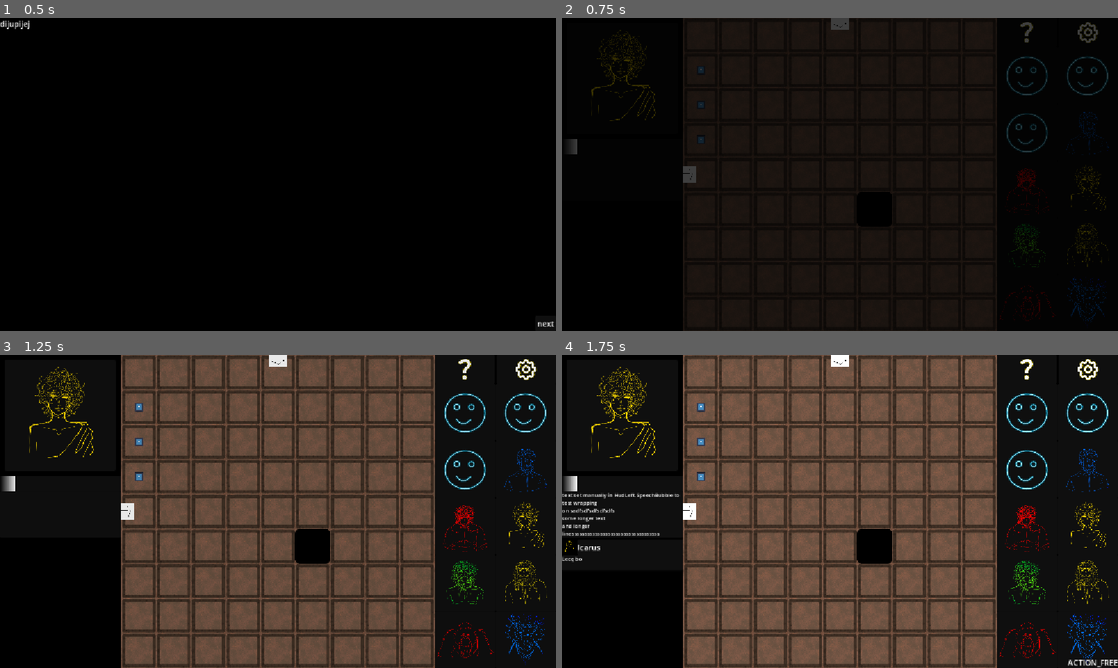
Above: before the commit, frames 1-4 (two rows, left to right).
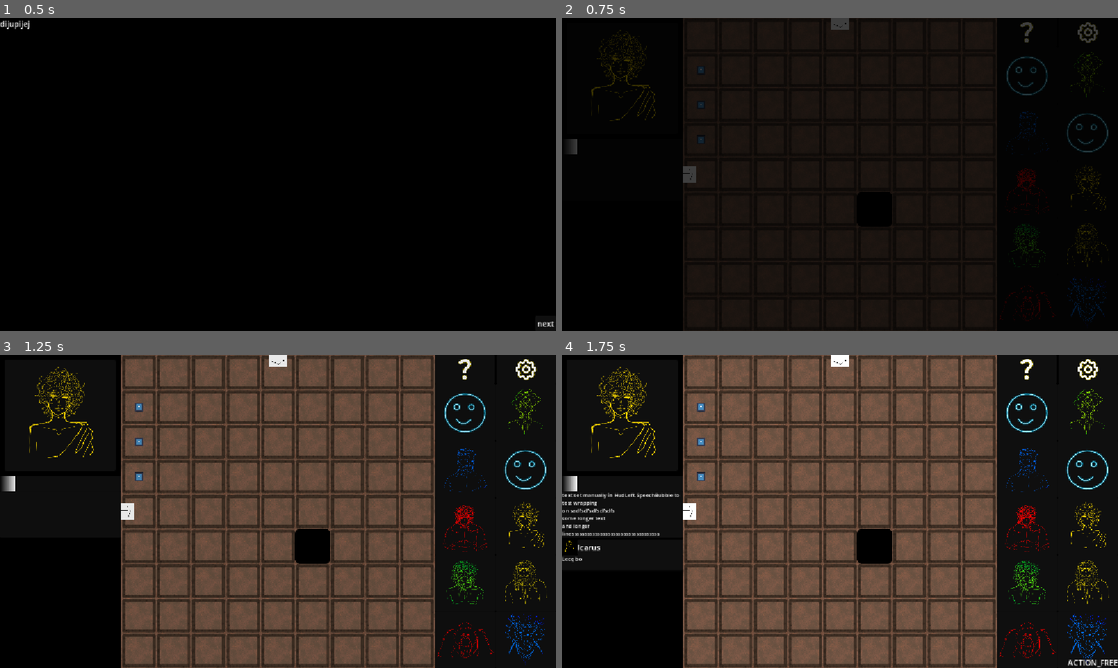
Above: after the commit, the same moments.

Repository: Wallted/ldjam-60
Game: Godot game, scene res://main.tscn
Two runs of this game, one before a commit and one after it. Both use one fixed random seed, a clock stepped at 60 frames per second and the inputs below. The engine's default icon, where the game draws it, is replaced by a stand-in: a white triangle on a blue panel in a dark square.
Inputs (mouse positions are in pixels of both pictures, inside the frame that each line leads up to):
- Up to frame 1 (0.5 s): no input
- Up to frame 2 (0.75 s): click "next" at 0.5 s
- Up to frame 3 (1.25 s): no input
- Up to frame 4 (1.75 s): move the mouse to (962, 495) at 1.27 s; hold W from 1.28 s (still down); tap R (rotate) at 1.35 s; click (962, 495) at 1.42 s

Frame 1 is identical in both runs. In frame 2, 0.5% of the frame differs, in the area x 79-99%, y 10-44%; in frame 3, 0.9%; in frame 4, 1.0%.

Commit message:
img: add archeologist
Signed-off-by: Grzegorz Choinski <grzegorzchoinski97@gmail.com>

Diff:
--- a/assets/persons/archaeologist.tres
+++ b/assets/persons/archaeologist.tres
@@ -1,13 +1,16 @@
 [gd_resource type="Resource" script_class="PersonResource" format=3 uid="uid://bfv5g5akf1qre"]
 
 [ext_resource type="Script" uid="uid://b2hdefaktpid6" path="res://assets/persons/avatar.gd" id="1_0llkg"]
-[ext_resource type="Texture2D" uid="uid://cjilmcj7xjcec" path="res://img/placeholder_1_idle.png" id="1_t0kak"]
+[ext_resource type="Texture2D" uid="uid://vahhicy5iv70" path="res://HUD/img/arch_asleep.png" id="1_hjdi6"]
 [ext_resource type="Script" uid="uid://ckiddi47ks54w" path="res://assets/persons/person_resource.gd" id="2_hw8fs"]
-[ext_resource type="Texture2D" uid="uid://qjj6t7nh1atq" path="res://img/placeholder_1_talking_2.png" id="3_hjdi6"]
+[ext_resource type="Texture2D" uid="uid://gaueixynmhnd" path="res://HUD/img/arch_awake.png" id="3_htm7g"]
 [ext_resource type="Script" uid="uid://wr2j5o31je5k" path="res://assets/persons/dialogue_line.gd" id="4_hjdi6"]
 
 [sub_resource type="Resource" id="Resource_c5fji"]
 script = ExtResource("1_0llkg")
+asleep = ExtResource("1_hjdi6")
+idle = ExtResource("1_hjdi6")
+talking = ExtResource("3_htm7g")
 metadata/_custom_type_script = "uid://b2hdefaktpid6"
 
 [sub_resource type="Resource" id="Resource_odm81"]
--- a/assets/persons/celt.tres
+++ b/assets/persons/celt.tres
@@ -1,16 +1,13 @@
 [gd_resource type="Resource" script_class="PersonResource" format=3 uid="uid://jduf3we633ex"]
 
 [ext_resource type="Script" uid="uid://ckiddi47ks54w" path="res://assets/persons/person_resource.gd" id="1_5qo7x"]
-[ext_resource type="Texture2D" uid="uid://gcmgdvkcodh8" path="res://HUD/img/celt_asleep.png" id="1_kkk1n"]
+[ext_resource type="Texture2D" uid="uid://cjilmcj7xjcec" path="res://img/placeholder_1_idle.png" id="1_kkk1n"]
 [ext_resource type="Script" uid="uid://b2hdefaktpid6" path="res://assets/persons/avatar.gd" id="2_kkk1n"]
-[ext_resource type="Texture2D" uid="uid://d14nlk8v350dr" path="res://HUD/img/celt_awake.png" id="3_r57vc"]
+[ext_resource type="Texture2D" uid="uid://qjj6t7nh1atq" path="res://img/placeholder_1_talking_2.png" id="3_r57vc"]
 [ext_resource type="Script" uid="uid://wr2j5o31je5k" path="res://assets/persons/dialogue_line.gd" id="4_kkk1n"]
 
 [sub_resource type="Resource" id="Resource_5813k"]
 script = ExtResource("2_kkk1n")
-asleep = ExtResource("1_kkk1n")
-idle = ExtResource("1_kkk1n")
-talking = ExtResource("3_r57vc")
 metadata/_custom_type_script = "uid://b2hdefaktpid6"
 
 [sub_resource type="Resource" id="Resource_kkk1n"]
--- a/assets/persons/michelangelo.tres
+++ b/assets/persons/michelangelo.tres
@@ -1,13 +1,16 @@
 [gd_resource type="Resource" script_class="PersonResource" format=3 uid="uid://87f0xxfa8wx5"]
 
 [ext_resource type="Script" uid="uid://ckiddi47ks54w" path="res://assets/persons/person_resource.gd" id="1_ftnjs"]
-[ext_resource type="Texture2D" uid="uid://cjilmcj7xjcec" path="res://img/placeholder_1_idle.png" id="1_npy83"]
+[ext_resource type="Texture2D" uid="uid://cvjxt4ih6mm5g" path="res://HUD/img/michel_asleep.png" id="1_sbco0"]
 [ext_resource type="Script" uid="uid://b2hdefaktpid6" path="res://assets/persons/avatar.gd" id="2_sbco0"]
-[ext_resource type="Texture2D" uid="uid://qjj6t7nh1atq" path="res://img/placeholder_1_talking_2.png" id="3_dojhd"]
+[ext_resource type="Texture2D" uid="uid://dhhmh73cw5tf5" path="res://HUD/img/michel_awake.png" id="3_dojhd"]
 [ext_resource type="Script" uid="uid://wr2j5o31je5k" path="res://assets/persons/dialogue_line.gd" id="4_sbco0"]
 
 [sub_resource type="Resource" id="Resource_w2xfa"]
 script = ExtResource("2_sbco0")
+asleep = ExtResource("1_sbco0")
+idle = ExtResource("1_sbco0")
+talking = ExtResource("3_dojhd")
 metadata/_custom_type_script = "uid://b2hdefaktpid6"
 
 [sub_resource type="Resource" id="Resource_sbco0"]
--- a/game/game.tscn
+++ b/game/game.tscn
@@ -13,14 +13,12 @@
 script = ExtResource("4_ryrav")
 coord = Vector2(0, 4)
 side = 3
-orientation = 2
 metadata/_custom_type_script = "uid://5qdsl01hgnkk"
 
 [sub_resource type="Resource" id="Resource_bvpig"]
 script = ExtResource("4_ryrav")
 coord = Vector2(0, 4)
 side = 3
-orientation = 2
 metadata/_custom_type_script = "uid://5qdsl01hgnkk"
 
 [sub_resource type="Resource" id="Resource_m75es"]
@@ -32,7 +30,6 @@
 script = ExtResource("4_ryrav")
 coord = Vector2(7, 8)
 side = 1
-orientation = 1
 metadata/_custom_type_script = "uid://5qdsl01hgnkk"
 
 [sub_resource type="Resource" id="Resource_fhkfd"]
@@ -44,7 +41,6 @@
 script = ExtResource("4_ryrav")
 coord = Vector2(0, 4)
 side = 3
-orientation = 2
 metadata/_custom_type_script = "uid://5qdsl01hgnkk"
 
 [sub_resource type="Resource" id="Resource_dxrkv"]
Binary file added: HUD/img/arch_asleep.png
Not shown, added: HUD/img/arch_asleep.png.import
Binary file added: HUD/img/arch_awake.png
Not shown, changed: HUD/img/arch_awake.png.import
Renamed: HUD/img/celt_asleep.png -> HUD/img/michel_asleep.png
Not shown, added: HUD/img/michel_asleep.png.import
Renamed: HUD/img/celt_awake.png -> HUD/img/michel_awake.png
Not shown, changed: HUD/img/michel_awake.png.import
